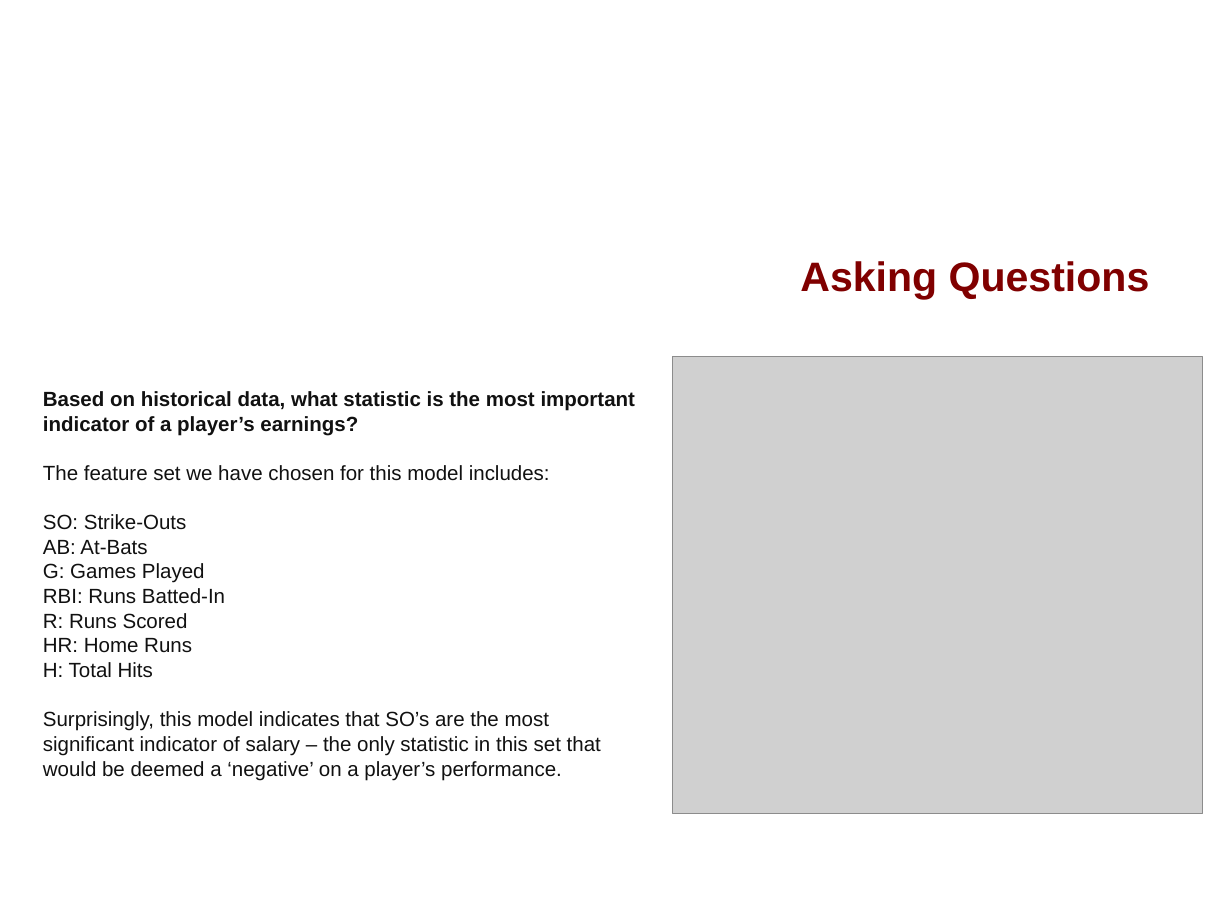
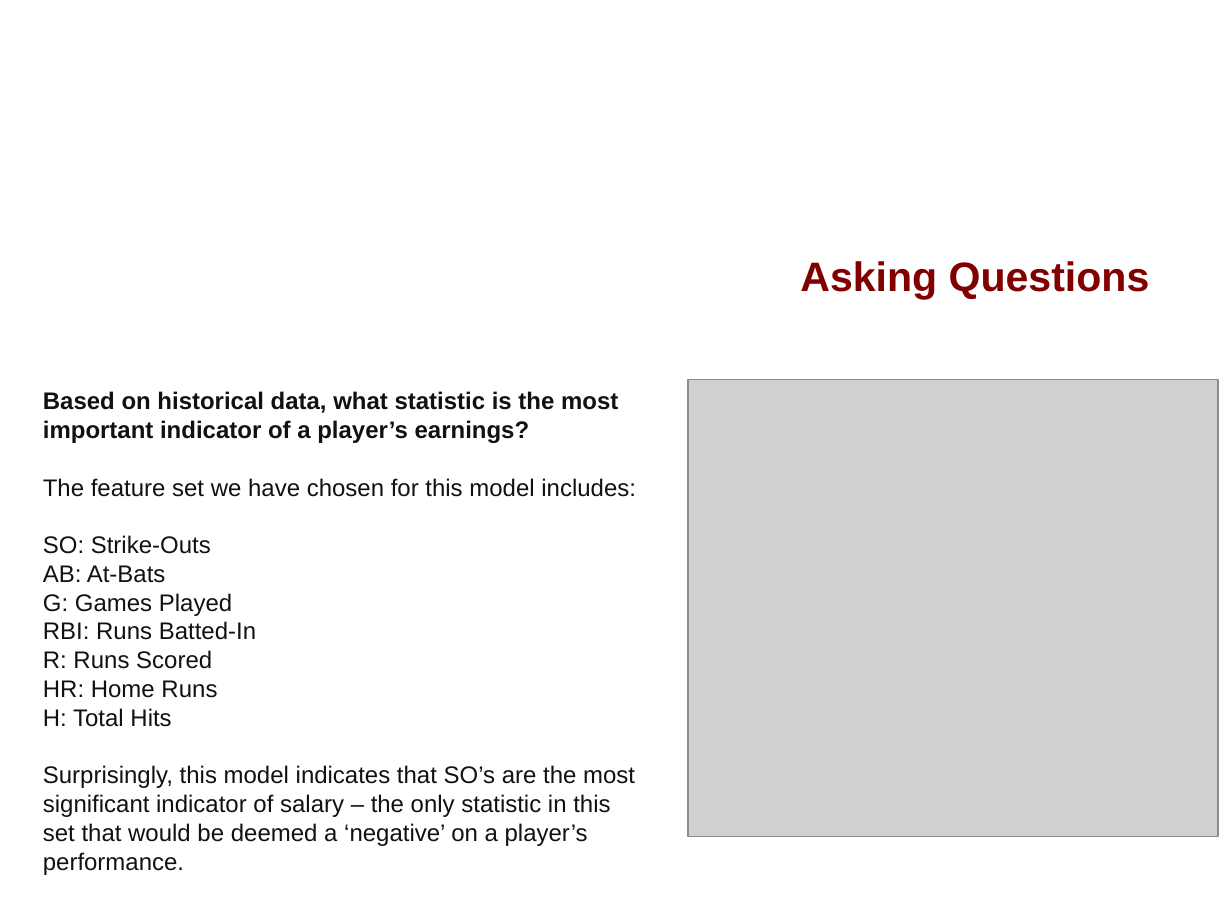
Before and after one commit to davidfashbinder/final_project, a slide deck: slide 10 of Final Presentation.pptx (slide 9 before the commit). Drawn at 1232x924 pixels with LibreOffice and Linux fonts; fonts in the diff are those of the drawing; grey boxes stand for pictures; background and template pictures are left out. Boxes give left, top, right and bottom in pixels: in the first picture for what was removed or moved away, otherwise in the second. Text is boxed around its words. In the diff, an @@ line names an element or a change of style, - is before the commit and + after.

```diff
--- a/Final Presentation.pptx
+++ b/Final Presentation.pptx
@@ text "Based on historical data, what ..." at box(43, 391, 636, 875): size 12 to 14 pt @@
@@ picture: place and size @@
-picture at box(673, 357, 1202, 814)
+picture at box(687, 379, 1217, 837)
```
Also in this commit, not shown: 2 other slides changed, 1 slide added.
